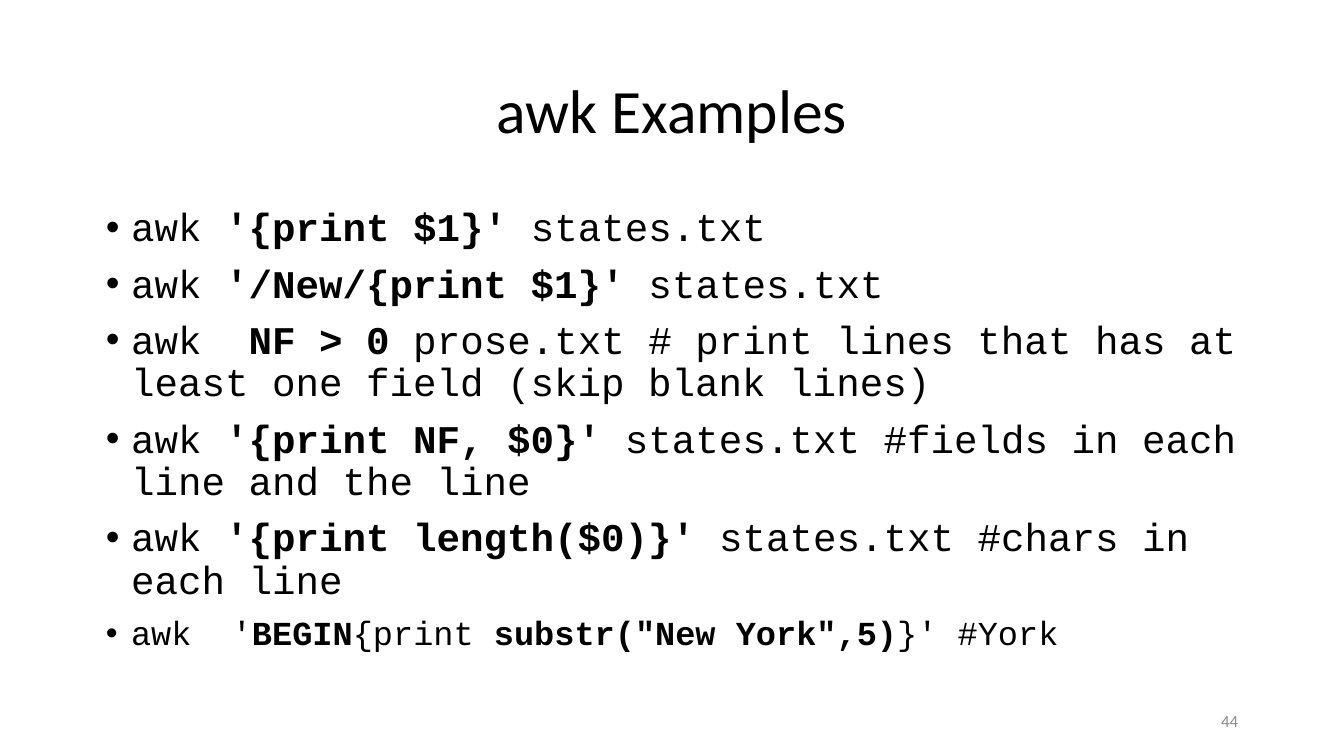
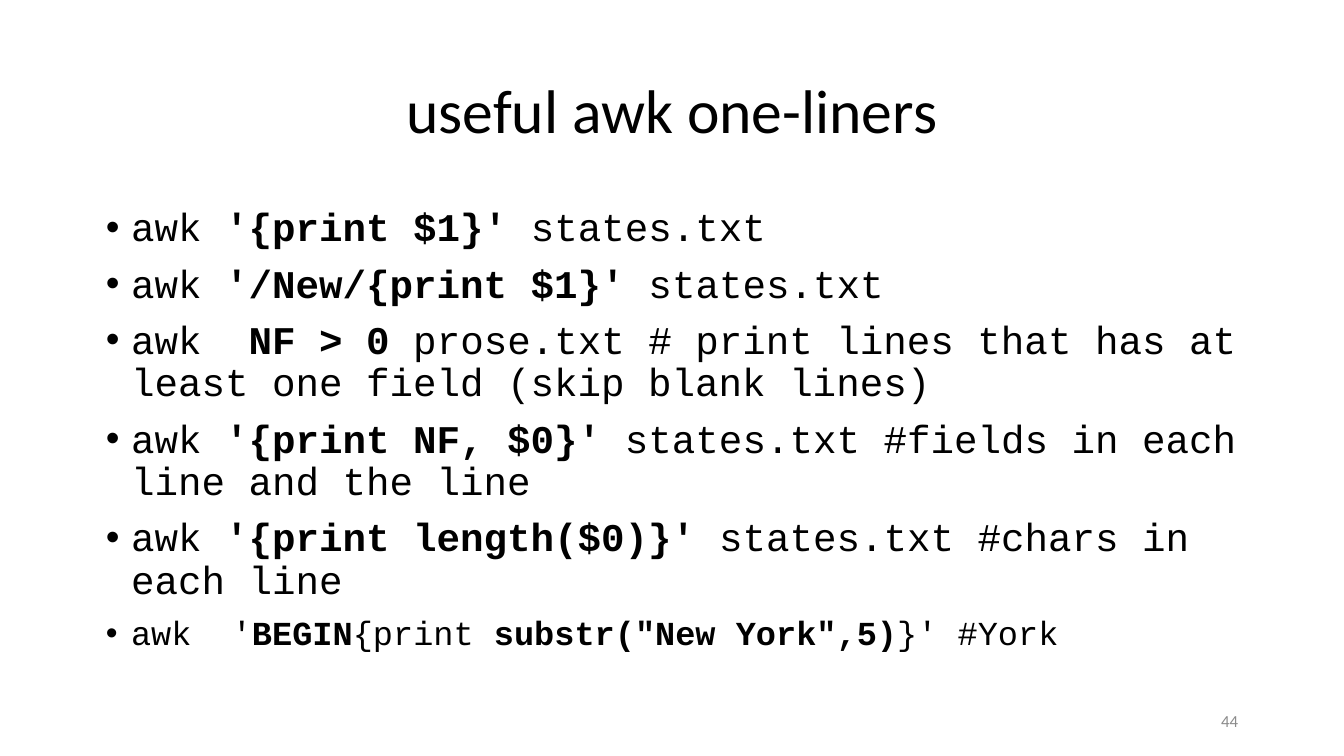
Before and after one commit to ketancmaheshwari/lisa19, a slide deck: slide 44 of lpt_LISA.pptx. Drawn at 1344x756 pixels with LibreOffice and Linux fonts; fonts in the diff are those of the drawing. Boxes give left, top, right and bottom in pixels: in the first picture for what was removed or moved away, otherwise in the second. Text is boxed around its words. In the diff, an @@ line names an element or a change of style, - is before the commit and + after.

```diff
--- a/lpt_LISA.pptx
+++ b/lpt_LISA.pptx
@@ title at [406,90,937,134]: text changed @@
-awk Examples
+useful awk one-liners
```
Also in this commit, not shown: 6 other slides changed, 1 other file.
